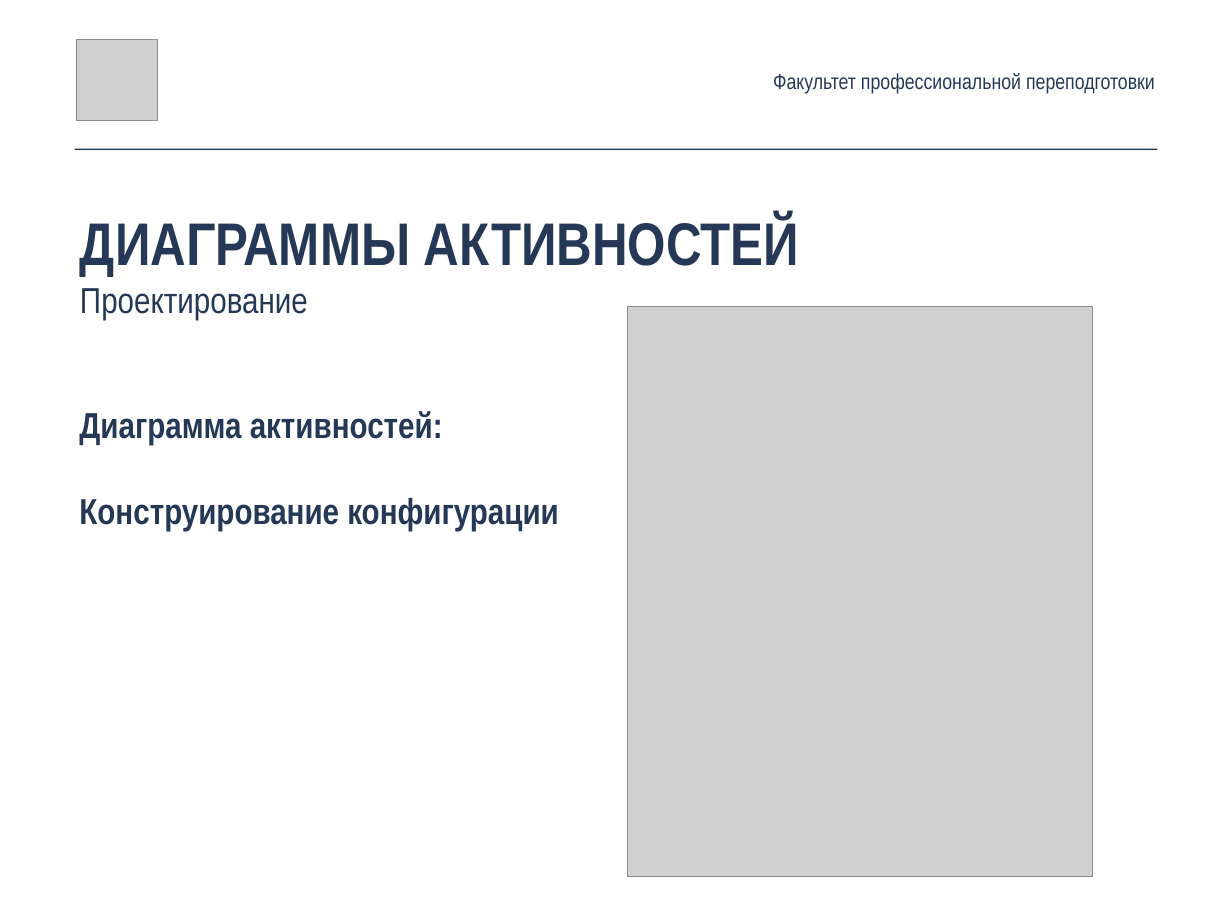
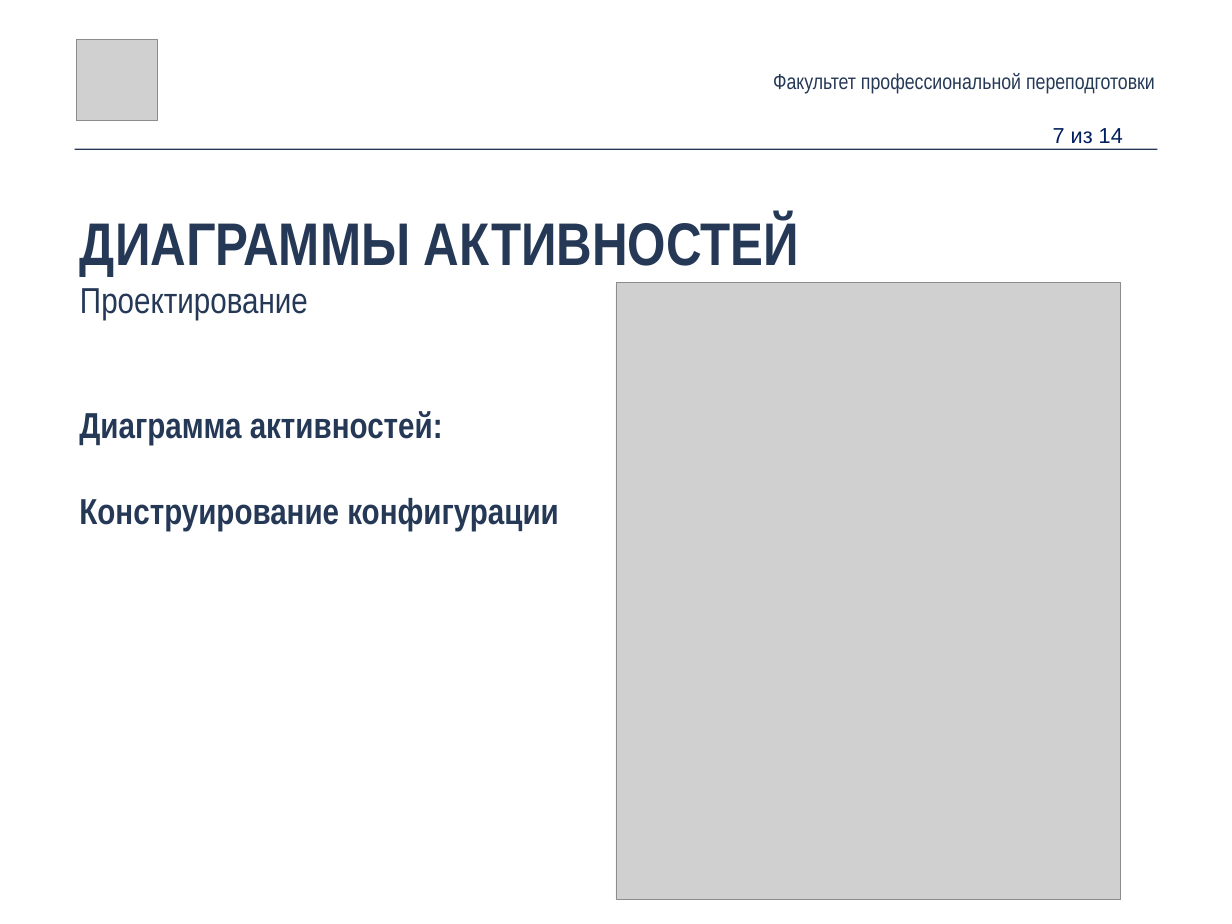
Before and after one commit to catexis/HSE_graduation_project, a slide deck: slide 7 of desing/presentation/pres.pptx (slide 10 before the commit). Drawn at 1232x924 pixels with LibreOffice and Linux fonts; fonts in the diff are those of the drawing; grey boxes stand for pictures. Boxes give left, top, right and bottom in pixels: in the first picture for what was removed or moved away, otherwise in the second. Text is boxed around its words. In the diff, an @@ line names an element or a change of style, - is before the commit and + after.

```diff
--- a/desing/presentation/pres.pptx
+++ b/desing/presentation/pres.pptx
@@ text added at (1053, 128, 1123, 144), 18 pt, text #002060 @@
+7 из 14
@@ picture: place and size @@
-picture at (627, 307, 1093, 876)
+picture at (616, 282, 1120, 899)
```
Also in this commit, not shown: 11 other slides changed, 2 slides added, 4 slides removed, 3 other files.
